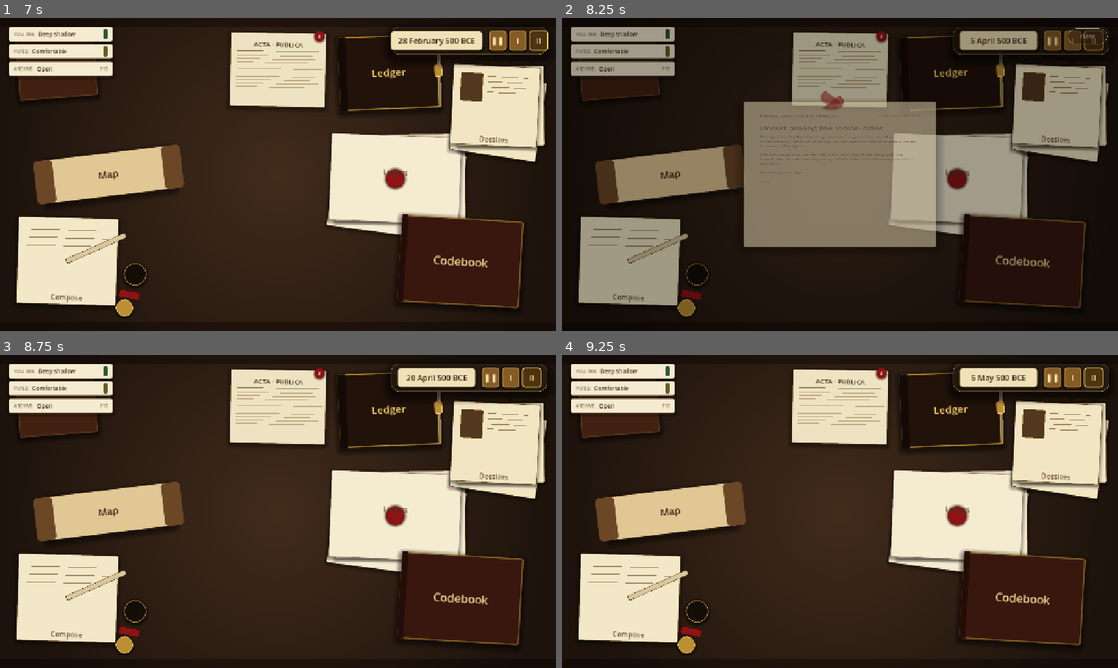
Above: before the commit, frames 1-4 (two rows, left to right).
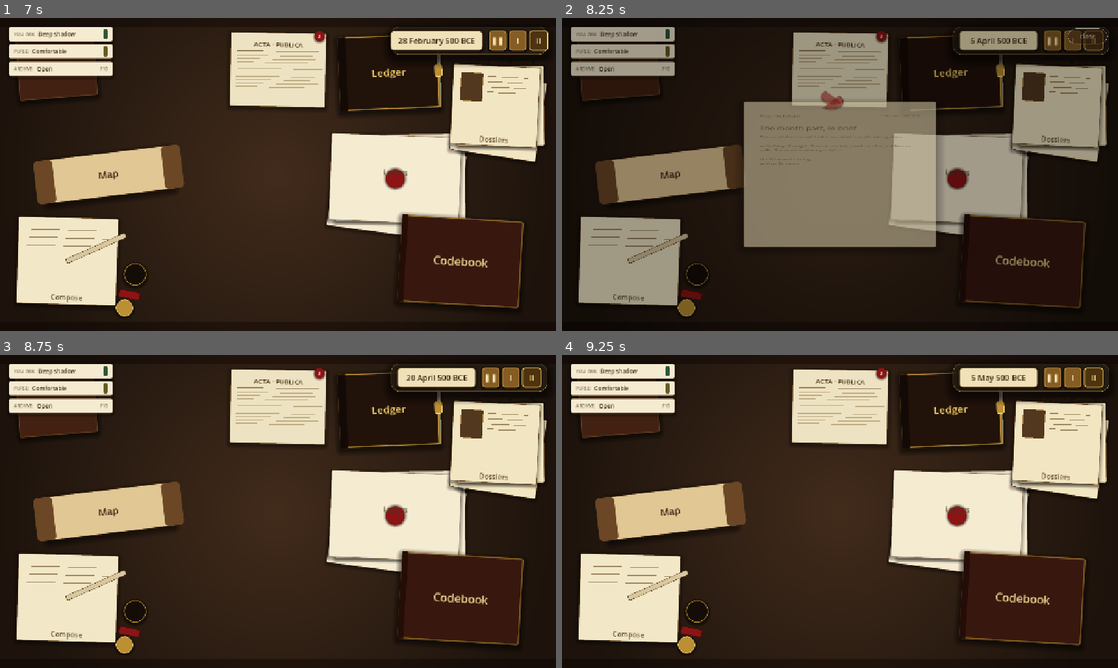
Above: after the commit, the same moments.

Repository: sweetpickle-24/silent-dominion
Game: Godot game, scene res://scenes/table/table.tscn
Same seed, same stepped clock (60 frames per second), same inputs: the game is played once before the commit and once after it.
Inputs (mouse positions are in pixels of both pictures, inside the frame that each line leads up to):
- Up to frame 1 (7 s): click "❚❚" at 0.5 s; click "I" at 1.25 s; click "II" at 2 s; click "❚❚" at 2.75 s; click "I" at 3.5 s; click "II" at 4.25 s; click "❚❚" at 5 s; click "I" at 5.75 s; click "II" at 6.5 s
- Up to frame 2 (8.25 s): tap Enter at 7.25 s; move the mouse to (962, 158) at 7.27 s; click (962, 158) at 7.42 s; drag from (728, 190) to (812, 237) at 8.02 s
- Up to frame 3 (8.75 s): no input
- Up to frame 4 (9.25 s): tap Space at 8.75 s; move the mouse to (895, 442) at 8.77 s; click (895, 442) at 8.92 s

Frame 1 is identical in both runs. In frame 2, 0.3% of the frame differs, in the area x 35-64%, y 30-53%; in frame 3, less than 0.1%; in frame 4, less than 0.1%.

Commit message:
feat: monthly digest letter from your factotum
New Digest autoload subscribes to the event signals that matter
(public events, action resolutions, purse band shifts, exposure
level shifts) and composes one short brief on each month_passed
tick. Deaths, assassinations, successions, decrees, treasury
crises, wars, new hosts, and the player's own successes and
misfires all get a single bulleted line; a quiet month gets a
deliberately empty line instead of none at all, so the player
still has a monthly anchor.

The first month after boot is swallowed so the player does not
receive 'nothing happened' before they have pressed play.

Diff:
--- a/project.godot
+++ b/project.godot
@@ -28,6 +28,7 @@
 KingdomEconomy="*res://scripts/kingdom_economy.gd"
 Purse="*res://scripts/player_purse.gd"
 PublicNews="*res://scripts/public_news.gd"
+Digest="*res://scripts/monthly_digest.gd"
 WorldAI="*res://scripts/world_ai.gd"
 SaveManager="*res://scripts/save_manager.gd"
 
--- /dev/null
+++ b/scripts/monthly_digest.gd
@@ -0,0 +1,187 @@
+extends Node
+## Autoloaded as `Digest`. Composes a short letter at the end of each
+## in-game month summarizing what happened while the player was turning
+## the speed dial.
+##
+## The letter is written from a neutral factotum — not the player,
+## not a host, not a ruler. It is a private brief, not a dispatch.
+## It exists so the player can leave the clock running and still have
+## one tangible artifact per month to anchor memory against.
+##
+## Collection strategy:
+##   - Subscribe to the system signals that matter.
+##   - Accumulate small integers and short strings in-memory.
+##   - On month_passed, compose one letter and wipe the buffers.
+##
+## Nothing here mutates world state. It only reads and reports.
+
+# Counters that accumulate over the month.
+var _deaths: int        = 0
+var _assassinations: int = 0
+var _successions: int   = 0
+var _decrees: int       = 0
+var _treasury_crises: int = 0
+var _wars: int          = 0
+var _hosts_won: int     = 0
+var _action_wins: int   = 0
+var _action_losses: int = 0
+
+# Band transitions observed this month. Only the last one of each
+# matters for the letter body; earlier flickers are ignored.
+var _purse_band_to: StringName = &""
+var _exposure_level_to: int    = -1
+
+# Suppress the very first digest after boot so the player doesn't
+# get "nothing happened" before they have even pressed play.
+var _first_tick_consumed: bool = false
+
+
+func _ready() -> void:
+	EventBus.public_event.connect(_on_public_event)
+	EventBus.action_resolved.connect(_on_action_resolved)
+	Purse.band_changed.connect(_on_purse_band_changed)
+	Exposure.level_changed.connect(_on_exposure_level_changed)
+	GameClock.month_passed.connect(_on_month_passed)
+
+
+# --- Signal handlers ---------------------------------------------------------
+
+func _on_public_event(event: Dictionary) -> void:
+	match event.get("kind", &"misc"):
+		&"death":                 _deaths += 1
+		&"assassination":         _assassinations += 1; _deaths += 1
+		&"succession":            _successions += 1
+		&"ruler_decree":          _decrees += 1
+		&"treasury_crisis":       _treasury_crises += 1
+		&"war_declaration":       _wars += 1
+		&"host_won":              _hosts_won += 1
+
+
+func _on_action_resolved(_action_id: StringName, result: Dictionary) -> void:
+	if bool(result.get("success", false)):
+		_action_wins += 1
+	else:
+		_action_losses += 1
+
+
+func _on_purse_band_changed(band: StringName) -> void:
+	_purse_band_to = band
+
+
+func _on_exposure_level_changed(level: int) -> void:
+	_exposure_level_to = level
+
+
+# --- Monthly dispatch --------------------------------------------------------
+
+func _on_month_passed(y: int, m: int) -> void:
+	if not _first_tick_consumed:
+		_first_tick_consumed = true
+		_reset_buffers()
+		return
+
+	var body: String = _compose_body()
+	var date: GameDate = GameDate.make(-y, m, 1)  # first of the new month
+	var letter_id: StringName = StringName("digest_%d_%d" % [y, m])
+	var subject: String = "The month past, in brief"
+	var letter: Letter = Letter.create(
+		letter_id,
+		"Your factotum",
+		date,
+		subject,
+		body
+	)
+	EventBus.letter_delivered.emit(letter)
+	_reset_buffers()
+
+
+func _compose_body() -> String:
+	var lines: Array[String] = []
+	lines.append("The month has turned. I set down what is worth setting down:")
+	lines.append("")
+
+	var anything: bool = false
+
+	if _deaths > 0:
+		anything = true
+		if _assassinations > 0:
+			lines.append("— %d death%s in places of consequence, of which %d by quieter means than age." % [
+				_deaths, _plural(_deaths), _assassinations,
+			])
+		else:
+			lines.append("— %d death%s in places of consequence, all of them unremarkable." % [
+				_deaths, _plural(_deaths),
+			])
+
+	if _successions > 0:
+		anything = true
+		lines.append("— %d throne%s changed hands. Every chancery is rewriting its salutations." % [
+			_successions, _plural(_successions),
+		])
+
+	if _decrees > 0:
+		anything = true
+		lines.append("— %d decree%s issued from the various crowns. Most will be forgotten by next festival; one or two may not." % [
+			_decrees, _plural(_decrees),
+		])
+
+	if _treasury_crises > 0:
+		anything = true
+		lines.append("— %d treasur%s in publicly acknowledged trouble. The usual noises; the usual lenders." % [
+			_treasury_crises, "y" if _treasury_crises == 1 else "ies",
+		])
+
+	if _wars > 0:
+		anything = true
+		lines.append("— %d war%s declared. The armies are slow; the letters asking for money are not." % [
+			_wars, _plural(_wars),
+		])
+
+	if _hosts_won > 0:
+		anything = true
+		lines.append("— %d new hand%s is now yours, and knows it." % [
+			_hosts_won, "" if _hosts_won == 1 else "s",
+		])
+
+	if _action_wins > 0 or _action_losses > 0:
+		anything = true
+		if _action_wins > 0 and _action_losses > 0:
+			lines.append("— Of your own instruments, %d landed, %d did not." % [_action_wins, _action_losses])
+		elif _action_wins > 0:
+			lines.append("— Of your own instruments, %d landed cleanly." % _action_wins)
+		else:
+			lines.append("— Of your own instruments, %d miscarried. I await your next." % _action_losses)
+
+	if _purse_band_to != &"":
+		anything = true
+		lines.append("— The purse now sits at \"%s\"." % Purse.band_name())
+
+	if _exposure_level_to >= 0:
+		anything = true
+		lines.append("— The world's appetite for our name is now at \"%s\"." % Exposure.level_name())
+
+	if not anything:
+		lines.append("— Nothing of weight. Grain at market, priests at altar, soldiers on walls. The world is where you left it.")
+
+	lines.append("")
+	lines.append("Until the next turning,")
+	lines.append("— Your factotum")
+	return "\n".join(lines)
+
+
+func _plural(n: int) -> String:
+	return "" if n == 1 else "s"
+
+
+func _reset_buffers() -> void:
+	_deaths = 0
+	_assassinations = 0
+	_successions = 0
+	_decrees = 0
+	_treasury_crises = 0
+	_wars = 0
+	_hosts_won = 0
+	_action_wins = 0
+	_action_losses = 0
+	_purse_band_to = &""
+	_exposure_level_to = -1
Not shown, added: scripts/archive_indicator.gd.uid
Not shown, added: scripts/player_purse.gd.uid
Not shown, added: scripts/purse_indicator.gd.uid
Not shown, added: scripts/slots_view.gd.uid
